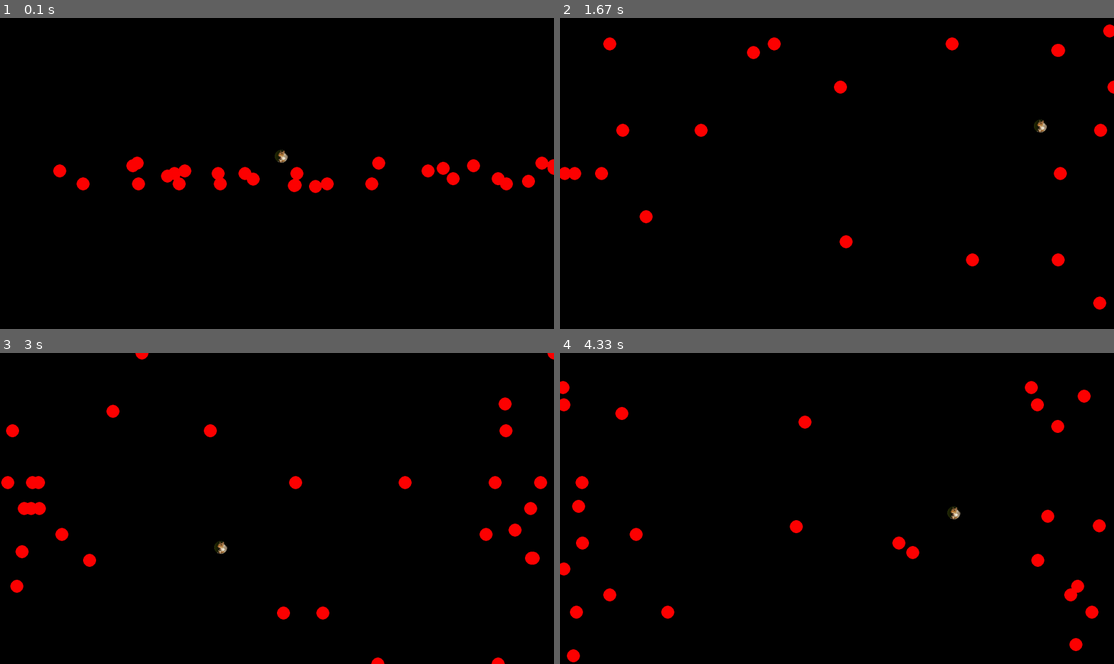
Above: before the commit, frames 1-4 (two rows, left to right).
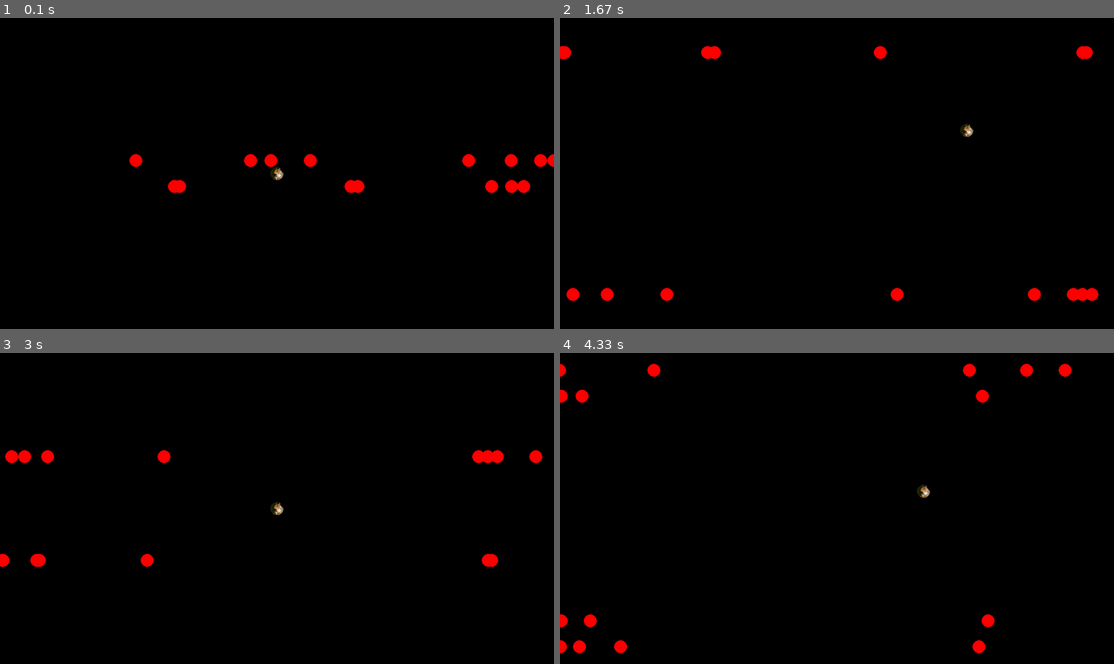
Above: after the commit, the same moments.

Repository: PyroRay/Python-Pygame-Stuff
Game: pygame game, started from Pygame Excersizes/ObjectGame/BallClass-angled.py
Two runs of this game, one before a commit and one after it. Both use one fixed random seed, a clock stepped at 60 frames per second and the inputs below.
Inputs:
- Up to frame 1 (0.1 s): no input
- Up to frame 2 (1.67 s): hold D 0.33-0.8 s; hold W 0.83-1.13 s; hold D 1.17-1.63 s
- Up to frame 3 (3 s): hold A 1.67-2.2 s; hold S 2.23-2.53 s; hold A 2.57-2.97 s
- Up to frame 4 (4.33 s): hold W 3-3.37 s; hold D 3.4-4.03 s; hold S from 4.07 s (still down)

The runs differ from the first frame. In frame 1, 2.8% of the frame differs, in the area x 9-100%, y 42-57%; in frame 2, 2.7%; in frame 3, 3.2%; in frame 4, 3.3%, in the area x 0-99%, y 3-100%.

Commit message:
Angles sort of work

Diff:
--- a/Pygame Excersizes/ObjectGame/Ball Game/BallClass - Ray.py
+++ b/Pygame Excersizes/ObjectGame/BallClass-angled.py
@@ -1,7 +1,7 @@
-
 #region Imports
 import pygame, sys, random, math
 from pygame.locals import *
+from pygame.math import Vector2
 pygame.init()
 #endregion
 
@@ -18,26 +18,18 @@
 down_pressed = False
 delay = 20 # How many pixels off screen the robot will be when it wraps around to the bottom from top
 timer = 0
-numRobots = 30
+numRobots = 15
 screendim = pygame.display.get_surface().get_size()
 #endregion
 
 #region Classes
-
-class vector:
-    def __init__(self, x, y):
-        self.x = x
-        self.y = y
-
-    def magnitude(self):
-        return math.sqrt(x**2 + y**2)
 
 class robot:
     def __init__(self, speed, colorset, xset, yset, dirx=0, diry=0):
         self.image = pygame.image.load('squirrel.png')
         self.radius = 15 #basically the size
         self.set(speed,colorset,xset,yset)
-        self.direction = vector(dirx, diry)
+        self.direction = Vector2(dirx, diry)
         self.speed = speed
 
     def setdirection(self,dirx=None,diry=None):
@@ -57,28 +49,28 @@
             self.y += diry
 
     def draw(self):
-        pygame.draw.circle(windowSurfaceObj, (self.color), (self.x, self.y), self.radius)
+        pygame.draw.circle(windowSurfaceObj, (self.color), (int(self.x), int(self.y)), self.radius)
 
     def set(self, speed, colorset, xset, yset,dirx=0,diry=0):
         self.speed = speed
         self.color = colorset
         self.x = xset
         self.y = yset
-        self.direction = vector(dirx,diry)
+        self.direction = Vector2(dirx,diry)
 
     def setXY(self, xset, yset):
         self.set(self.color, xset, yset)
 #endregion
 
 #region Robot Spawning
-playerbot = robot(10, clrWhite, screendim[0]//2, screendim[1]//2)
+playerbot = robot(5, clrWhite, screendim[0]//2, screendim[1]//2)
 
 robots = []
 
 #spawn robots
 while numRobots > 0:
     # print(screendim[1])
-    robots.append(robot(5, clrRed, random.randint(0, screendim[0]), screendim[1]//2,random.randint(-5,5),-1))
+    robots.append(robot(5, clrRed, random.randint(0, screendim[0]), screendim[1]//2,random.choice((-5,5)),-1))
     numRobots-= 1
 
 #endregion
@@ -117,30 +109,49 @@
                 left_pressed = False
                 down_pressed = False
                 right_pressed = True
+        elif event.type == KEYUP:
+            if event.key == pygame.K_w:
+                # print("\'w\' key was let go")
+                up_pressed = False
+            elif event.key == pygame.K_a:
+                # print("\'a\' key was let go")
+                left_pressed = False
+            elif event.key == pygame.K_s:
+                # print("\'s\' key was let go")
+                down_pressed = False
+            elif event.key == pygame.K_d:
+                # print("\'d\' key was let go")
+                right_pressed = False
     #endregion
 
     #region Player Direction
 
     if up_pressed:
-        playerbot.move(0,-playerbot.speed)
+        playerbot.setdirection(0 ,-playerbot.speed)
+        #playerbot.move(0,-playerbot.speed)
     if down_pressed:
-        playerbot.move(0,playerbot.speed)
+        playerbot.setdirection(0 ,playerbot.speed)
+        #playerbot.move(0,playerbot.speed)
     if left_pressed:
-        playerbot.move(-playerbot.speed,0)
+        playerbot.setdirection(-playerbot.speed, 0)
+        #playerbot.move(-playerbot.speed,0)
     if right_pressed:
-        playerbot.move(playerbot.speed,0)
-    if playerbot.x < 0:
-        right_pressed = True
-        left_pressed = False
-    if playerbot.x > screendim[0]:
-        right_pressed = False
-        left_pressed = True
-    if playerbot.y < 0:
-        up_pressed = False
-        down_pressed = True
-    if playerbot.y > screendim[1]:
-        up_pressed = True
-        down_pressed = False
+        playerbot.setdirection(playerbot.speed, 0)
+        #playerbot.move(playerbot.speed,0)
+    if playerbot.x < 0 or playerbot.x > screendim[0]:
+        playerbot.setdirection(-playerbot.direction.x,None)
+        #right_pressed = True
+        #left_pressed = False
+    #if playerbot.x > screendim[0]:
+        #right_pressed = False
+        #left_pressed = True
+    if playerbot.y < 0 or playerbot.y > screendim[1]:
+        playerbot.setdirection(None,-playerbot.direction.y)
+        #up_pressed = False
+        #down_pressed = True
+    #if playerbot.y > screendim[1]:
+        #up_pressed = True
+        #down_pressed = False
 
     #endregion
 
@@ -148,7 +159,7 @@
     for i in range(len(robots)):
         # print(i)
         if timer % 240 == 0:
-            robots[i].setdirection(random.randint(-robots[i].speed,robots[i].speed),random.randint(-robots[i].speed,robots[i].speed))
+            robots[i].setdirection(random.choice((-robots[i].speed,robots[i].speed)),random.choice((-robots[i].speed,robots[i].speed)))
         elif(robots[i].x > screendim[0]):
             robots[i].setdirection(-1)
         elif(robots[i].x < 0):
@@ -158,31 +169,28 @@
         if(robots[i].y >= screendim[1] + 2*(delay)):
             robots[i].y = 0 - delay
         #region collision
-        if math.sqrt(abs(robots[i].x - playerbot.x)**2 + abs(robots[i].y - playerbot.y)**2) < (playerbot.radius + robots[i].radius):
-            if robots[i].x > playerbot.x:
-                robots[i].setdirection(robots[i].speed)
-                right_pressed = False
-                left_pressed = True
-            elif robots[i].x < playerbot.x:
-                robots[i].setdirection(-robots[i].speed)
-                right_pressed = True
-                left_pressed = False
-
-            if robots[i].y > playerbot.y:
-                robots[i].setdirection(None, robots[i].speed)
-                down_pressed = False
-                up_pressed = True
-            elif robots[i].y < playerbot.y:
-                robots[i].setdirection(None, -robots[i].speed)
-                down_pressed = True
-                up_pressed = False
+        impact = Vector2((playerbot.x- robots[i].x),(playerbot.y-robots[i].y)) # the vector pointing from bad ball to player
+        if impact.magnitude() <= (playerbot.radius + robots[i].radius): # then, we have impact
+            # new direction vector for player = ndir_player
+            # ndir_player = dir_player + magnitude(dir_enemy)*cosɵ*impact_unit
+            impact_unit = impact / impact.magnitude()
+            cosTheta = robots[i].direction.dot(impact_unit) / robots[i].direction.magnitude()
+            plrdir = playerbot.direction
+            robdir = robots[i].direction
+            playerbot.direction = robdir.magnitude()*math.acos(cosTheta)*impact_unit
+            robots[i].direction = plrdir.magnitude()*math.acos(cosTheta)*(-impact_unit)
+            print(plrdir.magnitude()*math.acos(cosTheta)*(-impact_unit))
+            up_pressed = False
+            left_pressed = False
+            right_pressed = False
+            down_pressed = False
         #endregion
         robots[i].move()
         robots[i].draw()
     #endregion
 
 
-
+    playerbot.move()
     playerbot.draw()
 
     windowSurfaceObj.blit(playerbot.image, (int(playerbot.x - playerbot.radius),int(playerbot.y - playerbot.radius)))
